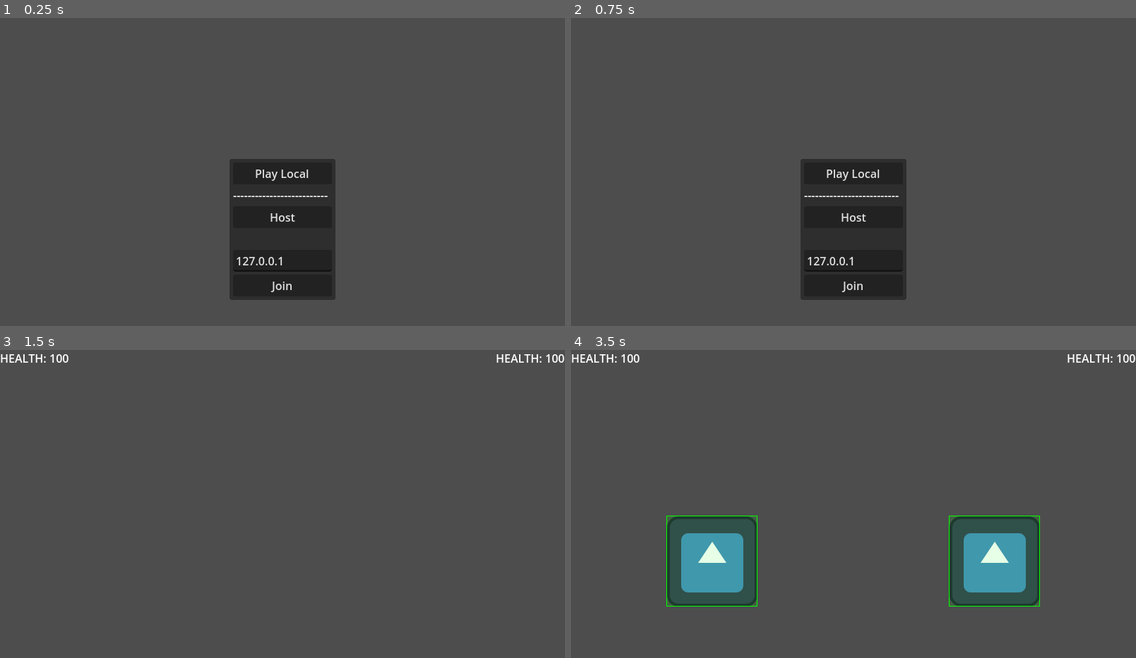
Above: before the commit, frames 1-4 (two rows, left to right).
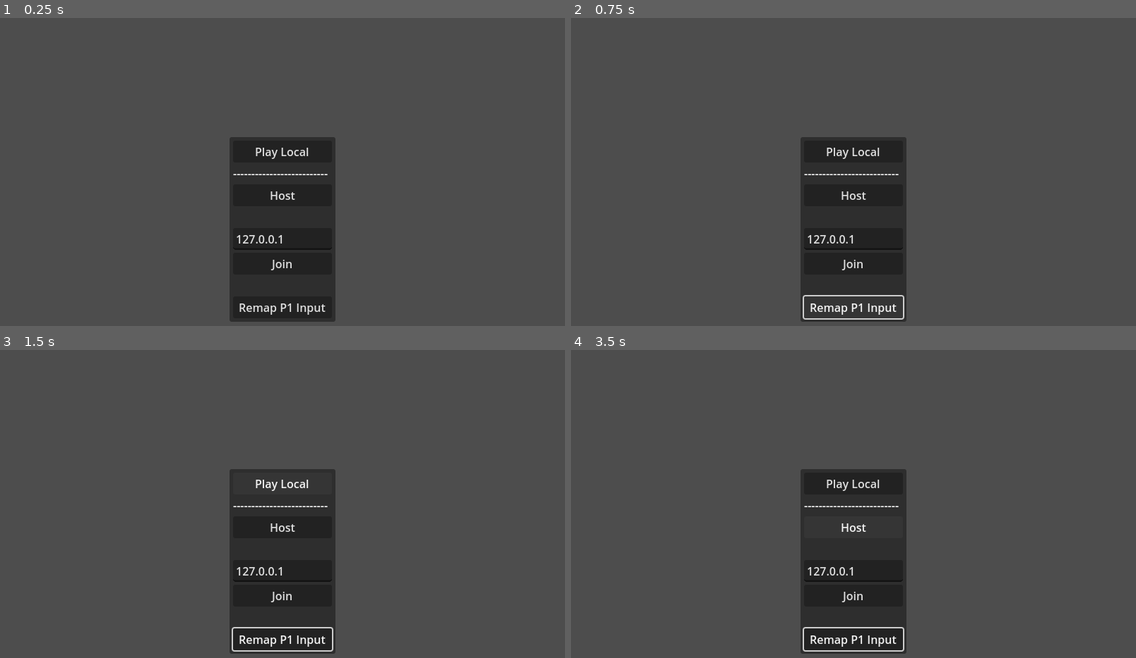
Above: after the commit, the same moments.

Repository: SamBumgardner/spellstrike
Game: Godot game, scene res://network/main.tscn
The game is run twice, just before and just after one commit, with the same random seed, the same clock (stepped at 60 frames per second) and the same inputs. The engine's default icon, where the game draws it, is replaced by a stand-in: a white triangle on a blue panel in a dark square.
Inputs (mouse positions are in pixels of both pictures, inside the frame that each line leads up to):
- Up to frame 1 (0.25 s): no input
- Up to frame 2 (0.75 s): click (853, 307) at 0.5 s, where only the run after the commit has a clickable "Remap P1 Input"
- Up to frame 3 (1.5 s): click "Play Local" at 1.25 s
- Up to frame 4 (3.5 s): click (853, 482) at 2 s, where only the run after the commit has a clickable "Play Local"; click (853, 528) at 2.75 s, where only the run after the commit has a clickable "Host"

The runs differ from the first frame. In frame 1, 3.3% of the frame differs, in the area x 40-60%, y 38-99%; in frame 2, 2.5%; in frame 3, 10%; in frame 4, 20%, in the area x 0-100%, y 1-99%.

Commit message:
set up ui-less input remapping

Diff:
--- a/game/TestGameplay.gd
+++ b/game/TestGameplay.gd
@@ -45,17 +45,20 @@
 
 func _on_sync_started():
     var fighterP1: Player = SyncManager.spawn("fighter0", self, preload("res://player/Player.tscn"), {'x': 200, 'y': 300, 'c': Player.Characters.SPEED, 't': Player.Side.P1}, false);
-    #fighterP1.input_retriever.control_type = InputRetriever.ControlType.JOY
-    #fighterP1.input_retriever.input_ids = InputRetriever.DEFAULT_CONTROLLER
     fighterP1.set_multiplayer_authority(p1_network_id if host_side == Side.P1 else p2_network_id)
+    fighterP1.input_retriever.input_ids = InputMappingManager.p1_input_mapping
     health_tracker_1.tracked_player = fighterP1
     fighterP1.defeated.connect(_on_player_defeated)
 
     var fighterP2: Player = SyncManager.spawn("fighter1", self, preload("res://player/Player.tscn"), {'x': 600, 'y': 300, 'c': Player.Characters.REACH, 't': Player.Side.P2}, false);
-    #fighterP2.input_retriever.control_type = InputRetriever.ControlType.JOY
-    #fighterP2.input_retriever.input_ids = InputRetriever.DEFAULT_CONTROLLER_2
-    fighterP2.input_retriever.input_ids = InputRetriever.DEFAULT_P2
     fighterP2.set_multiplayer_authority(p2_network_id if host_side == Side.P1 else p1_network_id)
+
+    # when playing online as p2, use the "normal" p1 mapping the player set up.
+    if fighterP2.is_multiplayer_authority() and p1_network_id != p2_network_id:
+        fighterP2.input_retriever.input_ids = InputMappingManager.p1_input_mapping
+    else:
+        fighterP2.input_retriever.input_ids = InputMappingManager.p2_input_mapping
+
     fighterP2.hurtbox_pool.collision_layer = 8
     fighterP2.hurtbox_pool.collision_mask = 4
     fighterP2.hitbox_pool.collision_layer = 2
@@ -67,6 +70,7 @@
     interaction_resolver._setup_players(fighterP1, fighterP2)
     confirm_defeat_timer.timeout.connect(_on_confirm_defeat_timer_timeout.bind([fighterP1, fighterP2]))
     start_new_round_timer.timeout.connect(_on_start_new_round_timer_timeout.bind([fighterP1, fighterP2]))
+
 
 func _on_sync_stopped():
     SyncManager.stop_logging()
--- a/game/network/main.gd
+++ b/game/network/main.gd
@@ -26,6 +26,9 @@
 func _on_local_button_pressed():
     %Menu.hide()
     load_game(1, 1)
+
+func _on_remap_button_pressed():
+    InputMappingManager.p1_input_mapping = await $InputMapperLogic.collect_input_mapping()
 
 # Server
 func _on_host_button_pressed():
--- a/game/network/main.tscn
+++ b/game/network/main.tscn
@@ -1,11 +1,15 @@
-[gd_scene load_steps=3 format=3 uid="uid://bjtha7dq81a0"]
+[gd_scene load_steps=4 format=3 uid="uid://bjtha7dq81a0"]
 
 [ext_resource type="Script" path="res://network/main.gd" id="1_mcj1k"]
 [ext_resource type="PackedScene" uid="uid://bmufwtv6hw8ys" path="res://TestGameplay.tscn" id="2_agxsy"]
+[ext_resource type="Script" path="res://options/InputRemapperLogic.gd" id="3_tjof3"]
 
 [node name="Main" type="Node"]
 script = ExtResource("1_mcj1k")
 map = ExtResource("2_agxsy")
+
+[node name="InputMapperLogic" type="Node" parent="."]
+script = ExtResource("3_tjof3")
 
 [node name="MapInstance" type="Node" parent="."]
 unique_name_in_owner = true
@@ -62,6 +66,13 @@
 layout_mode = 2
 text = "Join"
 
+[node name="Label3" type="Label" parent="Menu/MarginContainer/VBoxContainer"]
+layout_mode = 2
+
+[node name="Remap P1 Input" type="Button" parent="Menu/MarginContainer/VBoxContainer"]
+layout_mode = 2
+text = "Remap P1 Input"
+
 [node name="DisplayPublicIP" type="Label" parent="."]
 unique_name_in_owner = true
 offset_right = 158.0
@@ -72,3 +83,4 @@
 [connection signal="pressed" from="Menu/MarginContainer/VBoxContainer/HostButton" to="." method="_on_host_button_pressed"]
 [connection signal="text_submitted" from="Menu/MarginContainer/VBoxContainer/To" to="." method="_on_to_text_submitted"]
 [connection signal="pressed" from="Menu/MarginContainer/VBoxContainer/JoinButton" to="." method="_on_join_button_pressed"]
+[connection signal="pressed" from="Menu/MarginContainer/VBoxContainer/Remap P1 Input" to="." method="_on_remap_button_pressed"]
--- /dev/null
+++ b/game/options/InputMappingManager.gd
@@ -0,0 +1,5 @@
+# Singleton for defining player input mappings across the whole game
+class_name InputMappingManager extends RefCounted
+
+static var p1_input_mapping = InputRetriever.DEFAULT_P1
+static var p2_input_mapping = InputRetriever.DEFAULT_P2
--- /dev/null
+++ b/game/options/InputRemapperDisplay.tscn
@@ -0,0 +1,9 @@
+[gd_scene format=3 uid="uid://ca1rtsmwjcvlc"]
+
+[node name="InputRemapperDisplay" type="Control"]
+layout_mode = 3
+anchors_preset = 15
+anchor_right = 1.0
+anchor_bottom = 1.0
+grow_horizontal = 2
+grow_vertical = 2
--- /dev/null
+++ b/game/options/InputRemapperLogic.gd
@@ -0,0 +1,52 @@
+class_name InputMapperLogic extends Node
+
+signal waiting_for_next_input
+signal input_received
+signal remap_complete
+
+var input_remapping: bool = false
+var already_mapped: Array = []
+
+func _input(event: InputEvent) -> void:
+    if input_remapping:
+        if not event.is_echo() and event.is_pressed():
+            if event is InputEventJoypadButton:
+                var input_info = [event.device, event.button_index]
+                if not in_already_mapped(input_info):
+                    input_received.emit(input_info)
+            elif event is InputEventJoypadMotion and event.axis_value > .1:
+                var input_info = [event.device, event.axis, event.axis_value]
+                if not in_already_mapped(input_info.slice(0, 2)):
+                    input_received.emit(input_info)
+            elif event is InputEventKey:
+                var input_info = [event.physical_keycode]
+                if not in_already_mapped(input_info):
+                    input_received.emit(input_info)
+
+        get_viewport().set_input_as_handled()
+
+func in_already_mapped(input_info: Array) -> bool:
+    var result := input_info in already_mapped
+    if not result:
+        already_mapped.append(input_info)
+    return result
+
+func collect_input_mapping() -> Dictionary:
+    var new_input_map = {}
+
+    input_remapping = true
+    already_mapped = []
+
+    for input_key in InputRetriever.INPUT_KEYS:
+        waiting_for_next_input.emit(input_key)
+        print_debug("waiting for input ", input_key)
+
+        var input_identifier: Array = await input_received
+
+        new_input_map[input_key] = input_identifier
+
+    input_remapping = false
+    remap_complete.emit(new_input_map)
+    print_debug("input remap complete")
+
+    return new_input_map
--- a/game/player/input/InputRetriever.gd
+++ b/game/player/input/InputRetriever.gd
@@ -1,4 +1,6 @@
 class_name InputRetriever extends RefCounted
+
+const INPUT_KEYS = ["l", "r", "a", "b", "c", "s"]
 
 var control_type: ControlType = ControlType.KEYBOARD;
 var device_id: int = 0;
@@ -58,7 +60,17 @@
 
     var result: Dictionary = EMPTY.duplicate()
     for key in result.keys():
-        result[key] = 1 if input_retrieve_method.callv(input_ids[key]) else 0
+        var size = input_ids[key].size()
+        if size == 1:
+            input_retrieve_method = Input.is_physical_key_pressed
+            result[key] = 1 if input_retrieve_method.callv(input_ids[key]) else 0
+        elif size == 2:
+            input_retrieve_method = Input.is_joy_button_pressed
+            result[key] = 1 if input_retrieve_method.callv(input_ids[key]) else 0
+        else:
+            input_retrieve_method = Input.get_joy_axis
+            var axis_value = input_retrieve_method.callv(input_ids[key].slice(0, 2))
+            result[key] = 1 if sign(axis_value) == sign(input_ids[key][2]) and abs(axis_value) >= abs(input_ids[key][2]) else 0
 
     return result
 
